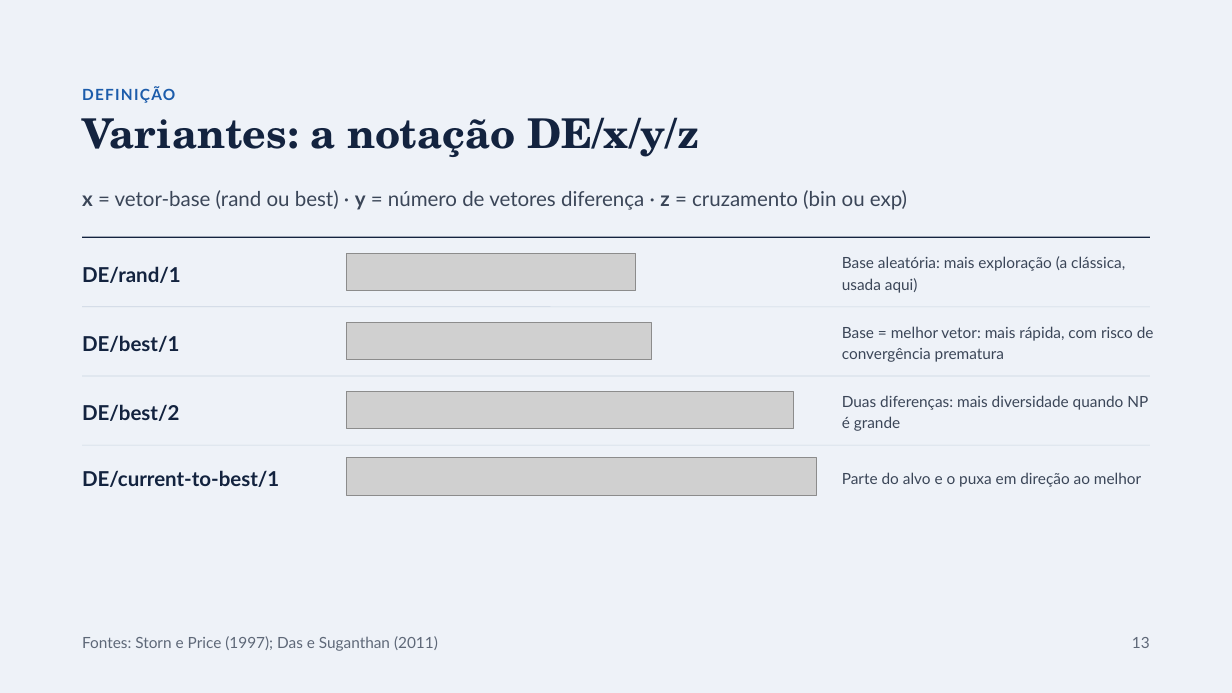
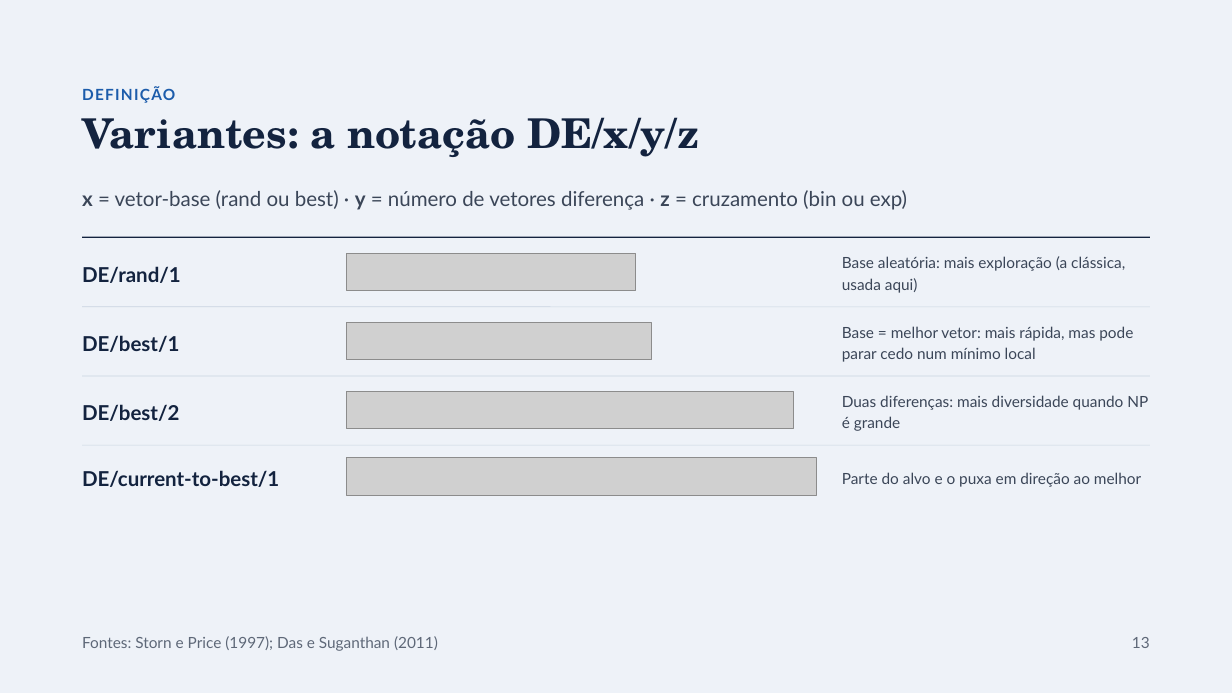
Before and after one commit to falconeee/opt-meta-heuristicas, a slide deck: slide 12 of Seminario/slides/Uma_introducao_a_Evolucao_Diferencial.pptx (slide 13 before the commit). Drawn at 1232x693 pixels with LibreOffice and Linux fonts; fonts in the diff are those of the drawing; grey boxes stand for pictures. Boxes give left, top, right and bottom in pixels: in the first picture for what was removed or moved away, otherwise in the second. Text is boxed around its words. In the diff, an @@ line names an element or a change of style, - is before the commit and + after.

```diff
--- a/Seminario/slides/Uma_introducao_a_Evolucao_Diferencial.pptx
+++ b/Seminario/slides/Uma_introducao_a_Evolucao_Diferencial.pptx
@@ text at (842,326,1133,362): text changed @@
-Base = melhor vetor: mais rápida, com risco de convergência prematura
+Base = melhor vetor: mais rápida, mas pode parar cedo num mínimo local
```
Also in this commit, not shown: 13 other slides changed, 1 slide added, 4 slides removed, 19 other files.
